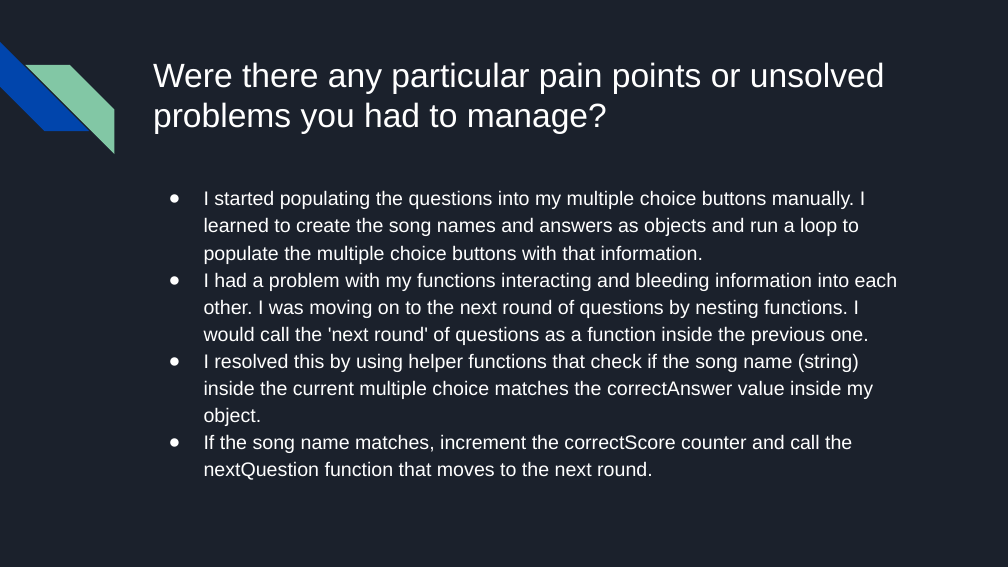
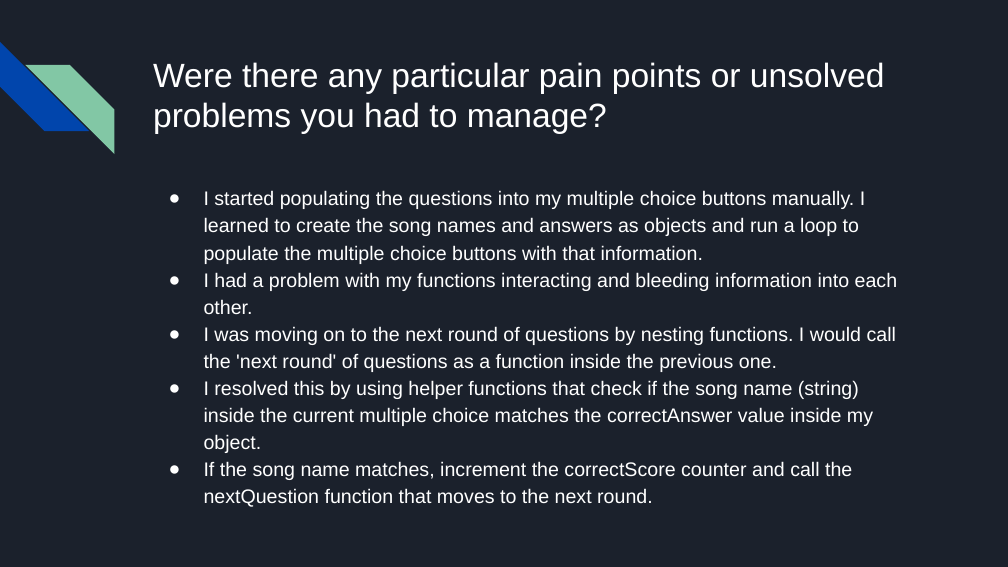
Before and after one commit to phroste/project-1, a slide deck: slide 4 of project1.pptx. Drawn at 1008x567 pixels with LibreOffice and Linux fonts; fonts in the diff are those of the drawing. Boxes give left, top, right and bottom in pixels: in the first picture for what was removed or moved away, otherwise in the second. Text is boxed around its words. In the diff, an @@ line names an element or a change of style, - is before the commit and + after.

Commit message:
update slides

```diff
--- a/project1.pptx
+++ b/project1.pptx
@@ text at <box>204,272,898,372</box>: text changed @@
-● I had a problem with my functions interacting and bleeding information into each other. I was moving on to the next round of questions by nesting functions. I would call the 'next round' of questions as a function inside the previous one.
+● I had a problem with my functions interacting and bleeding information into each other.
+● I was moving on to the next round of questions by nesting functions. I would call the 'next round' of questions as a function inside the previous one.
```
Also in this commit, not shown: 2 other slides changed, 3 other files.
